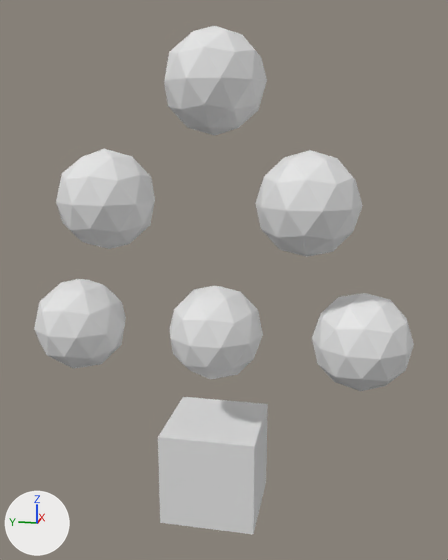
An edit to the FBX model MantraxEditor/build/Cube.fbx, drawn before and after from the same camera.
Before and after are seen from a 50 mm camera at (-12.12, -2.6, 7.15) aimed at (-0.08, -0.2, 4.14). The axes (+X, +Y, +Z) are drawn at lower left. The lights are the same throughout.

Script lines for the objects in view, before the commit:
```python
ob_cube = bpy.data.objects.new('Cube', me_cube)
ob_cube.location = (0.0, 0.0, 0.0)
ob_icosphere = bpy.data.objects.new('Icosphere', me_icosphere)
ob_icosphere.location = (0.0, 3.0, 3.0)
ob_icosphere_001 = bpy.data.objects.new('Icosphere.001', me_icosphere_001)
ob_icosphere_001.location = (0.0, -3.0, 3.0)
ob_icosphere_002 = bpy.data.objects.new('Icosphere.002', me_icosphere_002)
ob_icosphere_002.location = (0.0, 0.0, 3.0)
ob_icosphere_003 = bpy.data.objects.new('Icosphere.003', me_icosphere_003)
ob_icosphere_003.location = (-0.35, -1.86, 5.75)
ob_icosphere_004 = bpy.data.objects.new('Icosphere.004', me_icosphere_004)
ob_icosphere_004.location = (-0.35, 2.14, 5.75)
ob_icosphere_005 = bpy.data.objects.new('Icosphere.005', me_icosphere_005)
ob_icosphere_005.location = (0.0, 0.0, 8.0)
```
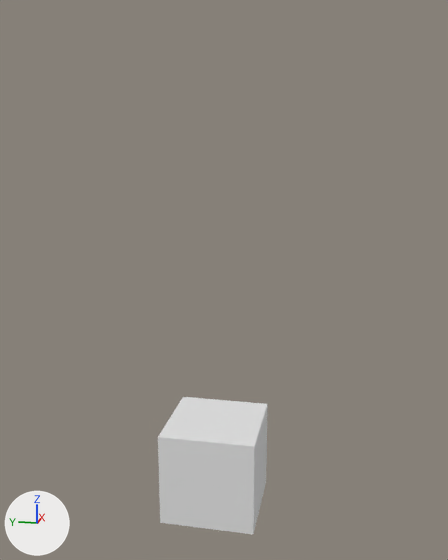
The change, as a list of edits to the scene's bpy script:
```text
Remove ob_icosphere:
    ob_icosphere = bpy.data.objects.new('Icosphere', me_icosphere)
    ob_icosphere.location = (0.0, 3.0, 3.0)
Remove ob_icosphere_002:
    ob_icosphere_002 = bpy.data.objects.new('Icosphere.002', me_icosphere_002)
    ob_icosphere_002.location = (0.0, 0.0, 3.0)
Remove ob_icosphere_005:
    ob_icosphere_005 = bpy.data.objects.new('Icosphere.005', me_icosphere_005)
    ob_icosphere_005.location = (0.0, 0.0, 8.0)
Remove ob_icosphere_001:
    ob_icosphere_001 = bpy.data.objects.new('Icosphere.001', me_icosphere_001)
    ob_icosphere_001.location = (0.0, -3.0, 3.0)
Remove ob_icosphere_004:
    ob_icosphere_004 = bpy.data.objects.new('Icosphere.004', me_icosphere_004)
    ob_icosphere_004.location = (-0.35, 2.14, 5.75)
Remove ob_icosphere_003:
    ob_icosphere_003 = bpy.data.objects.new('Icosphere.003', me_icosphere_003)
    ob_icosphere_003.location = (-0.35, -1.86, 5.75)
```

Pixel boxes [x1, y1, x2, y2] of what changed, in the pictures (448 x 560 px):
'Icosphere.003', deleted: before [255, 150, 363, 257]
'Icosphere.005', deleted: before [164, 26, 267, 136]
'Icosphere.001', deleted: before [312, 293, 414, 391]
'Icosphere.004', deleted: before [56, 149, 155, 249]
'Icosphere.002', deleted: before [170, 286, 263, 379]
'Icosphere', deleted: before [34, 279, 126, 369]
